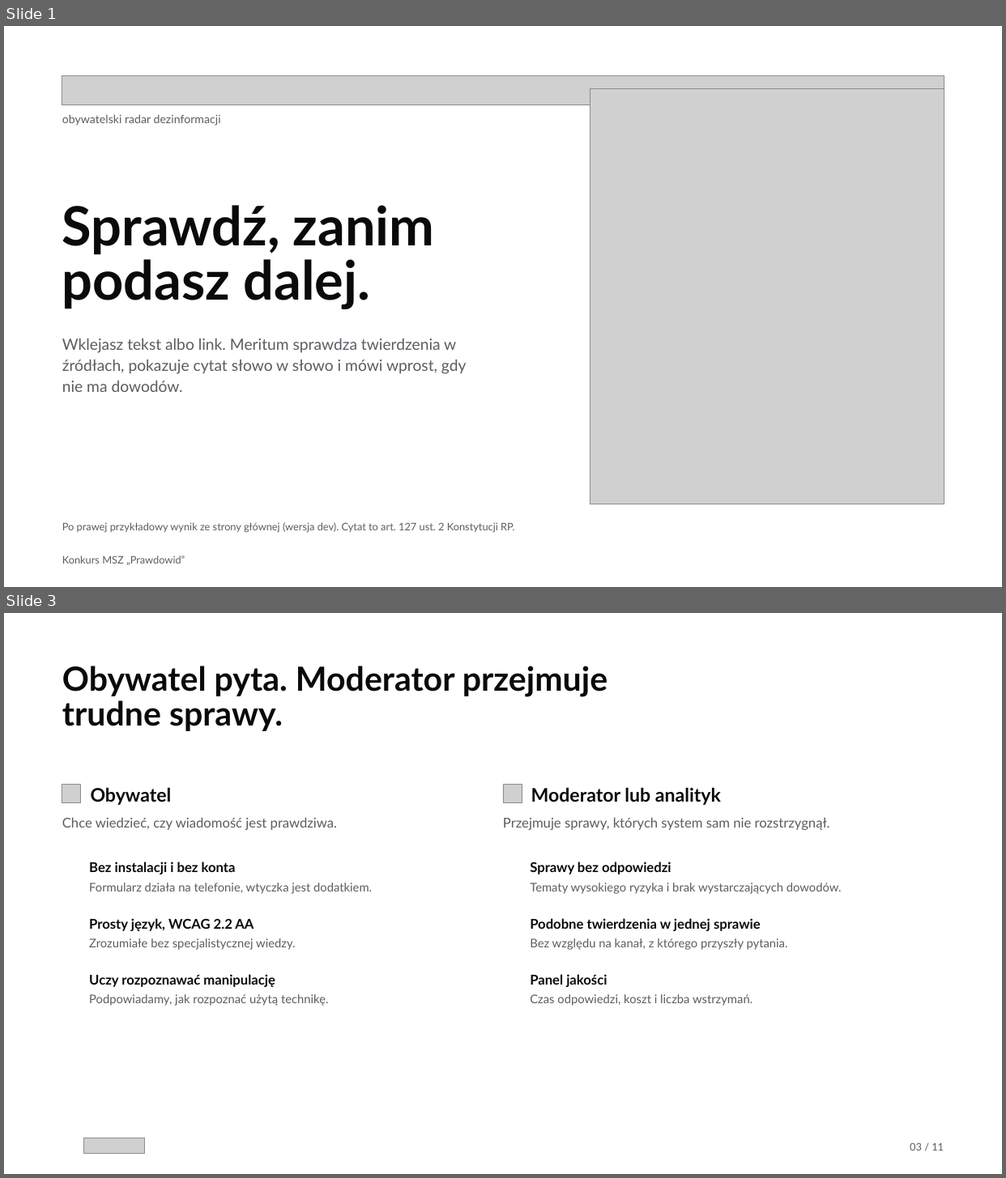
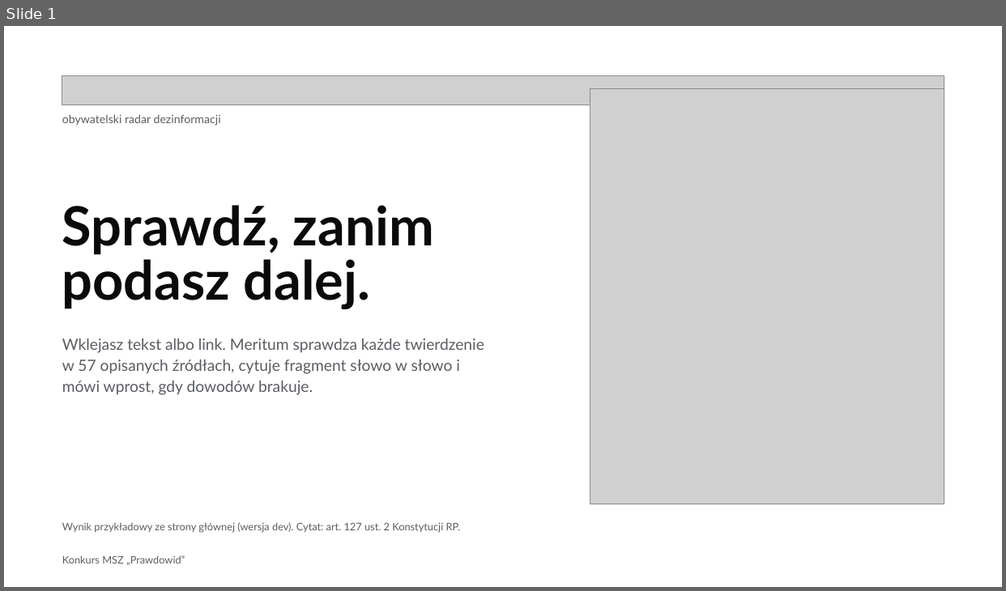
Before and after one commit to Meritum-HackNation2026/meritum-marketing, a slide deck: deck/meritum-deck.pptx. Shown one above the other, each under a label of ours: slides 1 and 3 before the commit, slide 1 after it; the slides between them are not shown. The pictures are 1006x1178 and 1006x591 pixels, drawn with LibreOffice and Linux fonts; fonts in the diff are those of the drawing; grey boxes stand for pictures; background and template pictures are left out. Boxes give left, top, right and bottom in pixels: in the first picture for what was removed or moved away, otherwise in the second. Text is boxed around its words. In the diff, an @@ line names an element or a change of style, - is before the commit and + after.

Commit message:
feat(deck): oba decki pokazują zmierzone wyniki, koszty, skalowanie i diagram kontenerów (#21)
Oba decki mają 12 slajdów w tej samej kolejności. Slajd z wynikami pokazuje
przebieg 7b przy każdym celu, także tam, gdzie celu nie spełniamy. Doszły
slajdy o kosztach według poziomu przyjęcia i o skalowaniu, każdy z linkiem
do arkusza. Slajd o użytkownikach wszedł do slajdu o kanałach, a pasek
postępu i strona wstrzymania do jednego slajdu z wynikiem.
Pełny diagram kontenerów, siedem przebiegów i prognoza są w dodatku
(deck/meritum-own/dodatek.html) poza limitem 12 slajdów.
Deck zespołu wycina tabele z liczbami z index.html, więc liczby w obu
deckach są te same.

```diff
--- a/deck/meritum-deck.pptx
+++ b/deck/meritum-deck.pptx
@@ slide 3 removed at <box>4,613,1002,1174</box>, background #FFFFFF @@
@@ text removed at <box>62,666,607,731</box> @@
-Obywatel pyta. Moderator przejmuje trudne sprawy.
@@ picture removed at <box>62,785,81,803</box> @@
@@ text removed at <box>91,787,172,805</box> @@
-Obywatel
@@ picture removed at <box>503,785,522,803</box> @@
@@ text removed at <box>531,787,721,805</box> @@
-Moderator lub analityk
@@ text removed at <box>62,817,337,830</box> @@
-Chce wiedzieć, czy wiadomość jest prawdziwa.
@@ text removed at <box>503,817,830,830</box> @@
-Przejmuje sprawy, których system sam nie rozstrzygnął.
@@ text removed at <box>89,862,236,875</box> @@
-Bez instalacji i bez konta
@@ text removed at <box>530,862,671,875</box> @@
-Sprawy bez odpowiedzi
@@ text removed at <box>89,883,372,894</box> @@
-Formularz działa na telefonie, wtyczka jest dodatkiem.
@@ text removed at <box>530,883,842,894</box> @@
-Tematy wysokiego ryzyka i brak wystarczających dowodów.
@@ text removed at <box>89,918,253,931</box> @@
-Prosty język, WCAG 2.2 AA
@@ text removed at <box>530,918,761,931</box> @@
-Podobne twierdzenia w jednej sprawie
@@ text removed at <box>89,939,295,950</box> @@
-Zrozumiałe bez specjalistycznej wiedzy.
@@ text removed at <box>530,939,788,950</box> @@
-Bez względu na kanał, z którego przyszły pytania.
@@ text removed at <box>89,974,275,987</box> @@
-Uczy rozpoznawać manipulację
@@ text removed at <box>530,974,607,987</box> @@
-Panel jakości
@@ text removed at <box>89,995,329,1006</box> @@
-Podpowiadamy, jak rozpoznać użytą technikę.
@@ text removed at <box>530,995,752,1006</box> @@
-Czas odpowiedzi, koszt i liczba wstrzymań.
@@ picture removed at <box>84,1138,145,1153</box> @@
@@ text removed at <box>910,1143,944,1151</box> @@
-03 / 11
@@ slide 1 changed as well @@
@@ text at <box>62,339,484,395</box>: text changed @@
-Wklejasz tekst albo link. Meritum sprawdza twierdzenia w źródłach, pokazuje cytat słowo w słowo i mówi wprost, gdy nie ma dowodów.
+Wklejasz tekst albo link. Meritum sprawdza każde twierdzenie w 57 opisanych źródłach, cytuje fragment słowo w słowo i mówi wprost, gdy dowodów brakuje.
@@ text at <box>62,523,460,532</box>: text changed @@
-Po prawej przykładowy wynik ze strony głównej (wersja dev). Cytat to art. 127 ust. 2 Konstytucji RP.
+Wynik przykładowy ze strony głównej (wersja dev). Cytat: art. 127 ust. 2 Konstytucji RP.
```
Also in this commit, not shown: 4 other slides changed, 7 slides added, 5 other slides removed, 38 other files.
